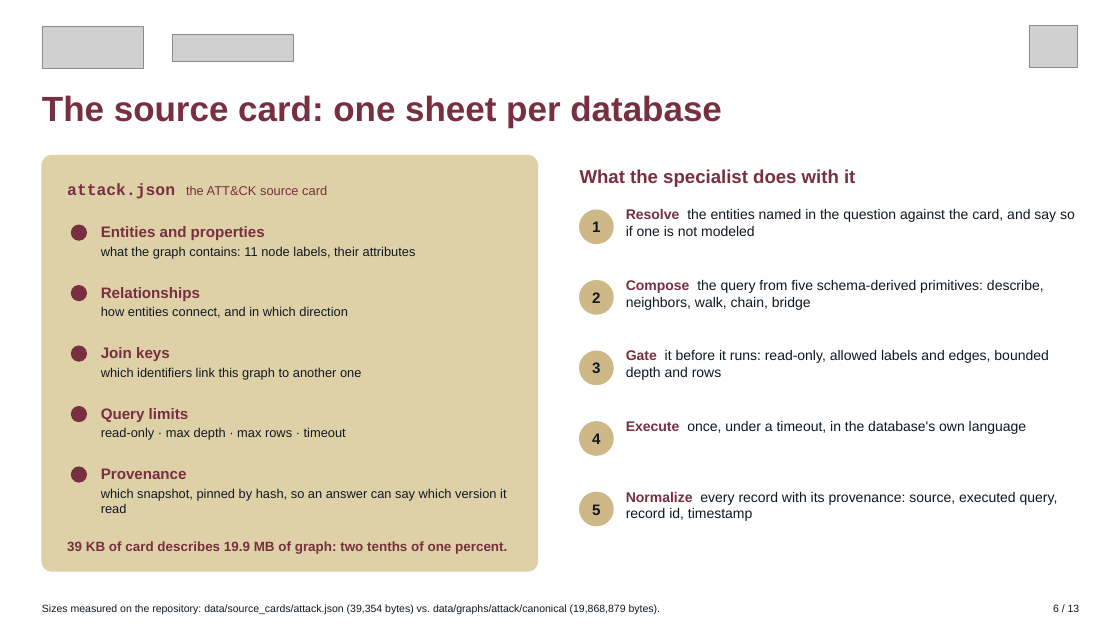
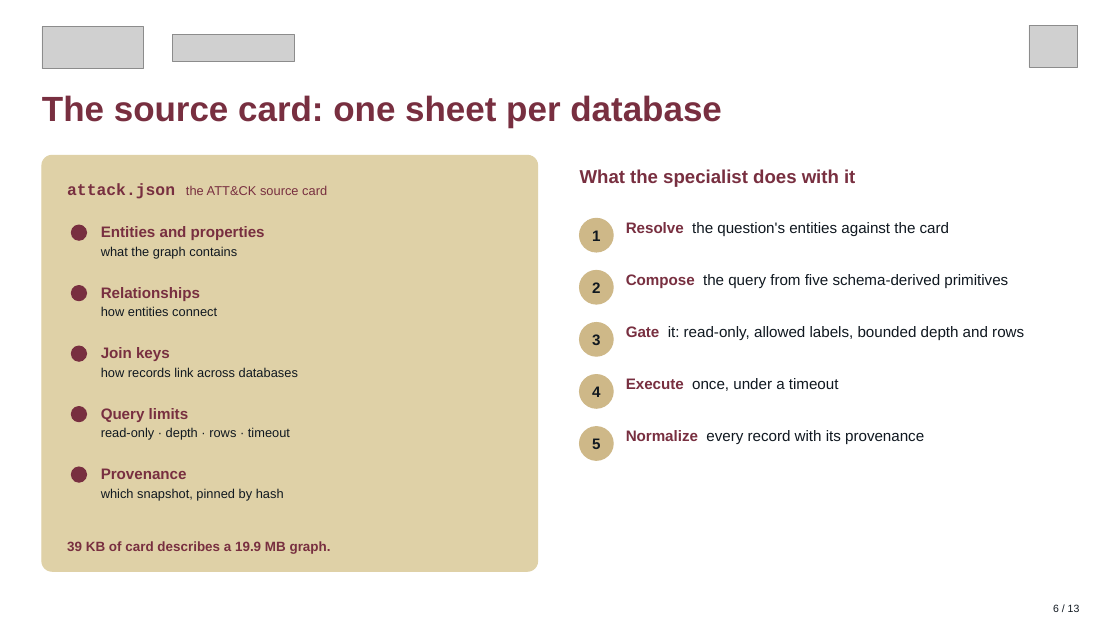
Before and after one commit to brendondgr/Ariadne, a slide deck: slide 6 of docs/showcase/Ariadne_Showcase.pptx. Drawn at 1120x630 pixels with LibreOffice and Linux fonts; fonts in the diff are those of the drawing; grey boxes stand for pictures. Boxes give left, top, right and bottom in pixels: in the first picture for what was removed or moved away, otherwise in the second. Text is boxed around its words. In the diff, an @@ line names an element or a change of style, - is before the commit and + after.

```diff
--- a/docs/showcase/Ariadne_Showcase.pptx
+++ b/docs/showcase/Ariadne_Showcase.pptx
@@ text "1" moved from (x1=592, y1=221, x2=600, y2=232) to (x1=592, y1=230, x2=600, y2=241) @@
@@ ellipse moved from (x1=580, y1=210, x2=613, y2=244) to (x1=580, y1=218, x2=613, y2=252) @@
@@ text at (x1=626, y1=222, x2=949, y2=236): text changed; size 12 to 13 pt @@
-Resolve the entities named in the question against the card, and say so if one is not modeled
+Resolve the question's entities against the card
@@ text at (x1=101, y1=246, x2=237, y2=259): text changed @@
-what the graph contains: 11 node labels, their attributes
+what the graph contains
@@ text "2" moved from (x1=592, y1=292, x2=600, y2=303) to (x1=592, y1=282, x2=600, y2=293) @@
@@ ellipse moved from (x1=580, y1=281, x2=613, y2=314) to (x1=580, y1=271, x2=613, y2=304) @@
@@ text at (x1=626, y1=274, x2=1008, y2=288): text changed; size 12 to 13 pt @@
-Compose the query from five schema-derived primitives: describe, neighbors, walk, chain, bridge
+Compose the query from five schema-derived primitives
@@ text at (x1=101, y1=306, x2=217, y2=316): text changed @@
-how entities connect, and in which direction
+how entities connect
@@ text "3" moved from (x1=592, y1=362, x2=600, y2=373) to (x1=592, y1=334, x2=600, y2=345) @@
@@ ellipse moved from (x1=580, y1=492, x2=613, y2=526) to (x1=580, y1=323, x2=613, y2=356) @@
@@ text at (x1=626, y1=326, x2=1024, y2=340): text changed; size 12 to 13 pt @@
-Gate it before it runs: read-only, allowed labels and edges, bounded depth and rows
+Gate it: read-only, allowed labels, bounded depth and rows
@@ text at (x1=101, y1=367, x2=298, y2=377): text changed @@
-which identifiers link this graph to another one
+how records link across databases
@@ text "4" moved from (x1=592, y1=433, x2=600, y2=444) to (x1=592, y1=386, x2=600, y2=397) @@
@@ ellipse moved from (x1=580, y1=351, x2=613, y2=385) to (x1=580, y1=375, x2=613, y2=408) @@
@@ text at (x1=626, y1=378, x2=839, y2=391): text changed; size 12 to 13 pt @@
-Execute once, under a timeout, in the database's own language
+Execute once, under a timeout
@@ text at (x1=101, y1=427, x2=290, y2=440): text changed @@
-read-only · max depth · max rows · timeout
+read-only · depth · rows · timeout
@@ text "5" moved from (x1=592, y1=504, x2=600, y2=515) to (x1=592, y1=438, x2=600, y2=449) @@
@@ ellipse moved from (x1=580, y1=422, x2=613, y2=455) to (x1=580, y1=427, x2=613, y2=460) @@
@@ text at (x1=626, y1=430, x2=924, y2=444): text changed; size 12 to 13 pt @@
-Normalize every record with its provenance: source, executed query, record id, timestamp
+Normalize every record with its provenance
@@ text at (x1=101, y1=488, x2=284, y2=501): text changed @@
-which snapshot, pinned by hash, so an answer can say which version it read
+which snapshot, pinned by hash
@@ text at (x1=67, y1=541, x2=331, y2=554): text changed @@
-39 KB of card describes 19.9 MB of graph: two tenths of one percent.
+39 KB of card describes a 19.9 MB graph.
@@ text removed at (x1=42, y1=604, x2=660, y2=614) @@
-Sizes measured on the repository: data/source_cards/attack.json (39,354 bytes) vs. data/graphs/attack/canonical (19,868,879 bytes).
```
Also in this commit, not shown: 10 other slides changed, 7 other files.
